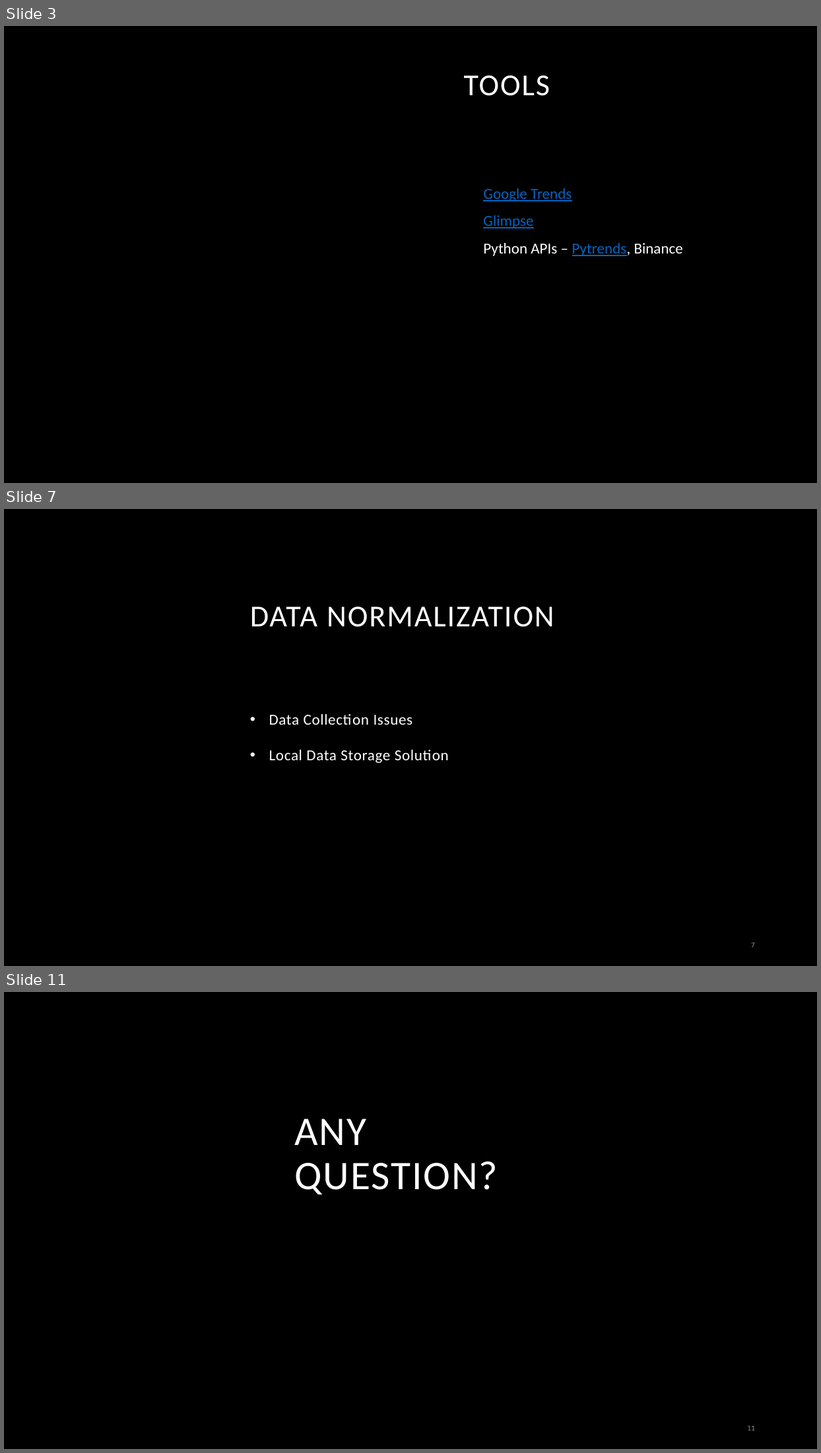
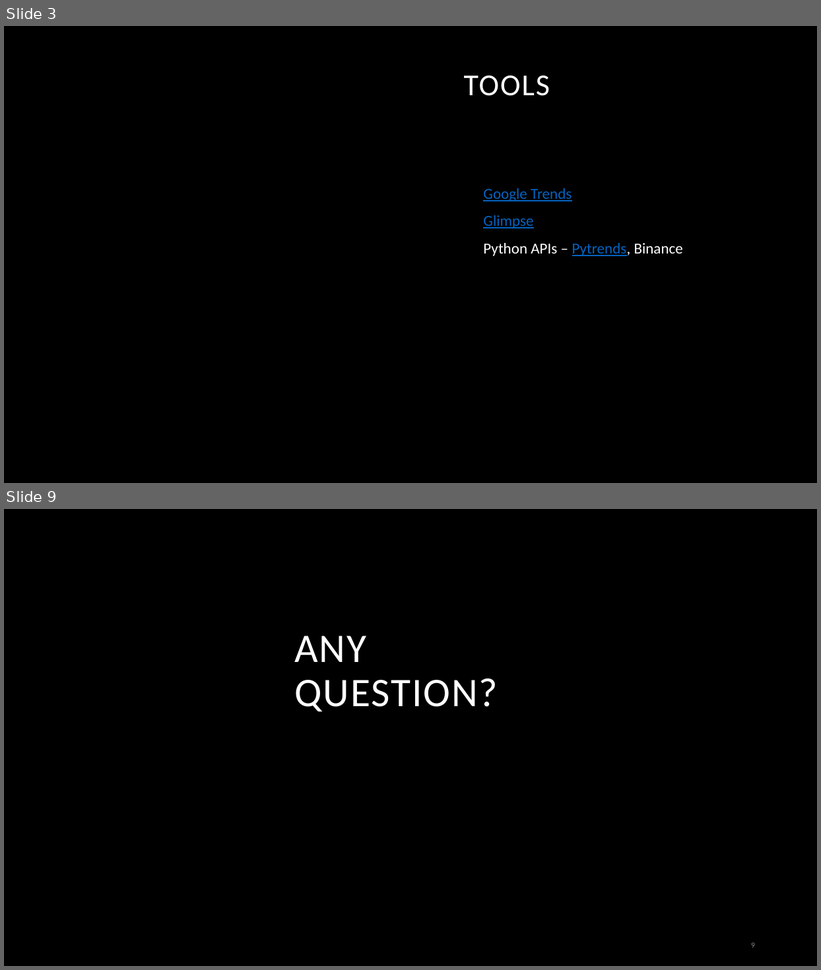
Before and after one commit to HillelCharbit/Trading-Algorithm-Project---google-trends, a slide deck: presentation/Google Trends as a Sentiment Indicator in Algorithmic - less verbal.pptx. Shown one above the other, each under a label of ours: slides 3, 7 and 11 before the commit, slides 3 and 9 after it; the slides between them are not shown. The pictures are 821x1453 and 821x970 pixels, drawn with LibreOffice and Linux fonts; fonts in the diff are those of the drawing; background and template pictures are left out. Boxes give left, top, right and bottom in pixels: in the first picture for what was removed or moved away, otherwise in the second. Text is boxed around its words. In the diff, an @@ line names an element or a change of style, - is before the commit and + after.

```diff
--- a/presentation/Google Trends as a Sentiment Indicator in Algorithmic - less verbal.pptx
+++ b/presentation/Google Trends as a Sentiment Indicator in Algorithmic - less verbal.pptx
@@ slide 7 removed at box(4, 509, 817, 966), background #000000 @@
@@ title removed at box(250, 607, 554, 627) @@
-DATA NORMALIZATION
@@ subtitle removed at box(269, 714, 449, 763) @@
-• Data Collection Issues
-• Local Data Storage Solution
@@ page number removed at box(751, 943, 755, 948) @@
-7
@@ what was slide 11 is now slide 9 @@
@@ page number at box(751, 943, 755, 948): text changed @@
-11
+9
```
Also in this commit, not shown: 5 slides changed, 2 slides added, 3 other slides removed, 3 other files.
